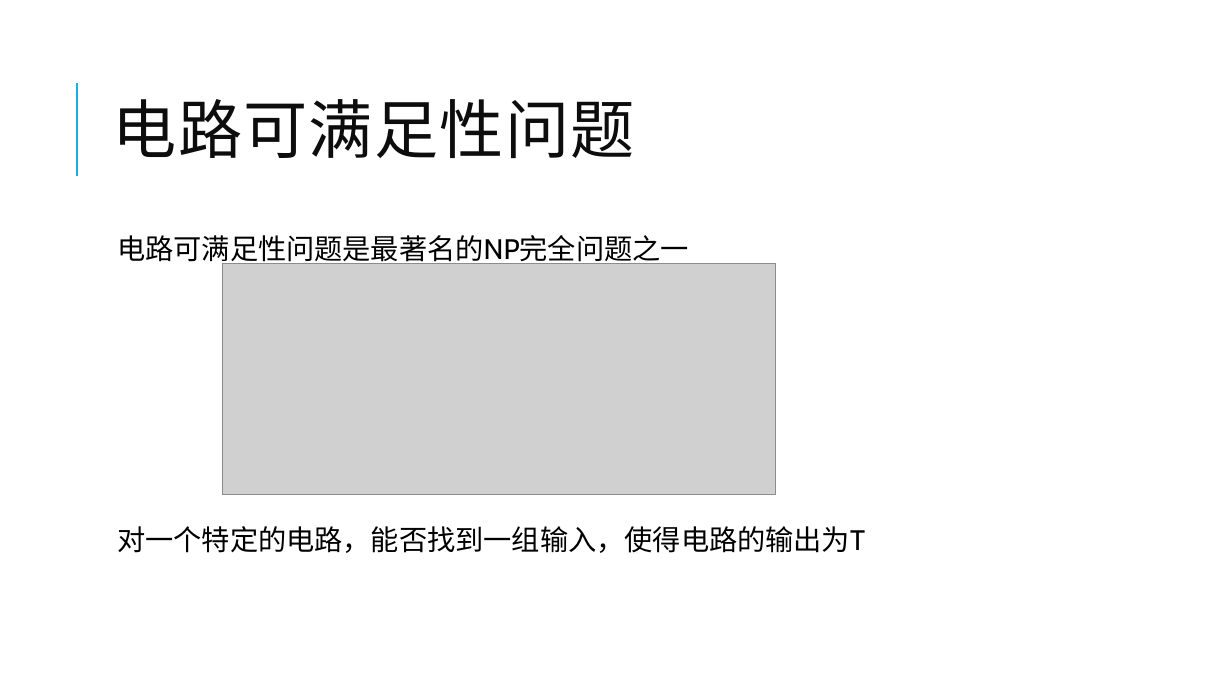
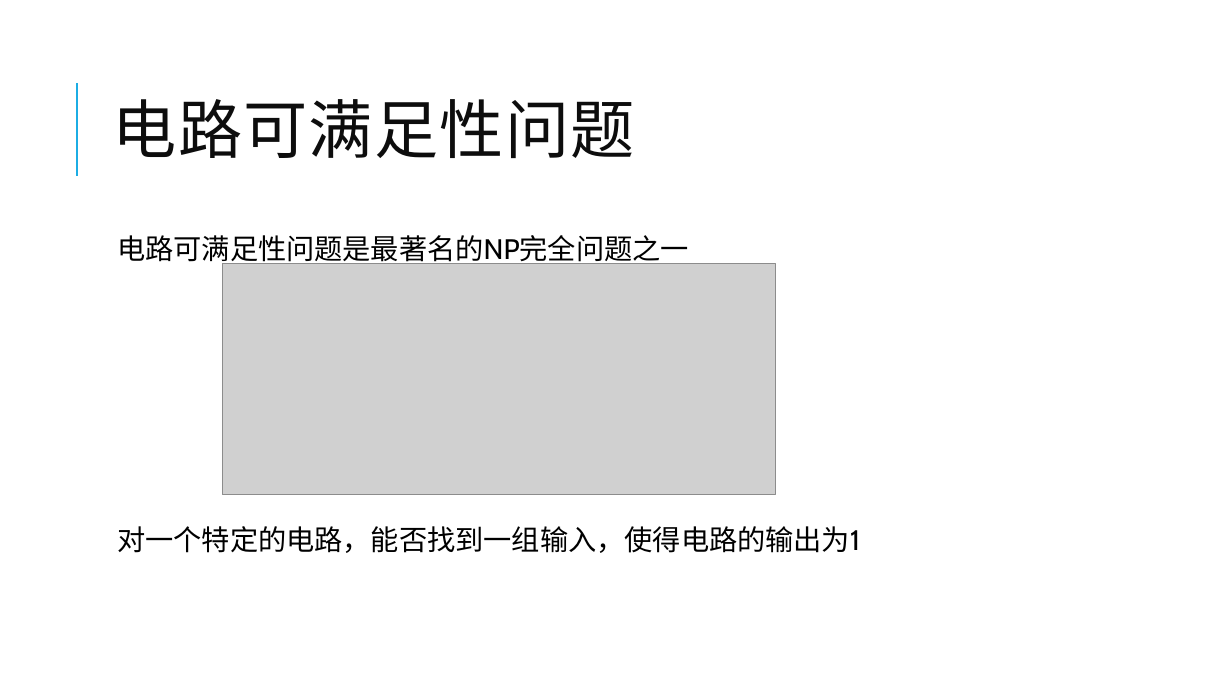
Before and after one commit to yberlin/hello-world, a slide deck: slide 8 of 数电/代数解析器与其密码学领域的应用.pptx. Drawn at 1232x693 pixels with LibreOffice and Linux fonts; fonts in the diff are those of the drawing; grey boxes stand for pictures. Boxes give left, top, right and bottom in pixels: in the first picture for what was removed or moved away, otherwise in the second. Text is boxed around its words. In the diff, an @@ line names an element or a change of style, - is before the commit and + after.

```diff
--- a/数电/代数解析器与其密码学领域的应用.pptx
+++ b/数电/代数解析器与其密码学领域的应用.pptx
@@ text at (x1=117, y1=526, x2=860, y2=553): text changed @@
-  对一个特定的电路，能否找到一组输入，使得电路的输出为T
+  对一个特定的电路，能否找到一组输入，使得电路的输出为1
```
Also in this commit, not shown: 1 other slide changed.
